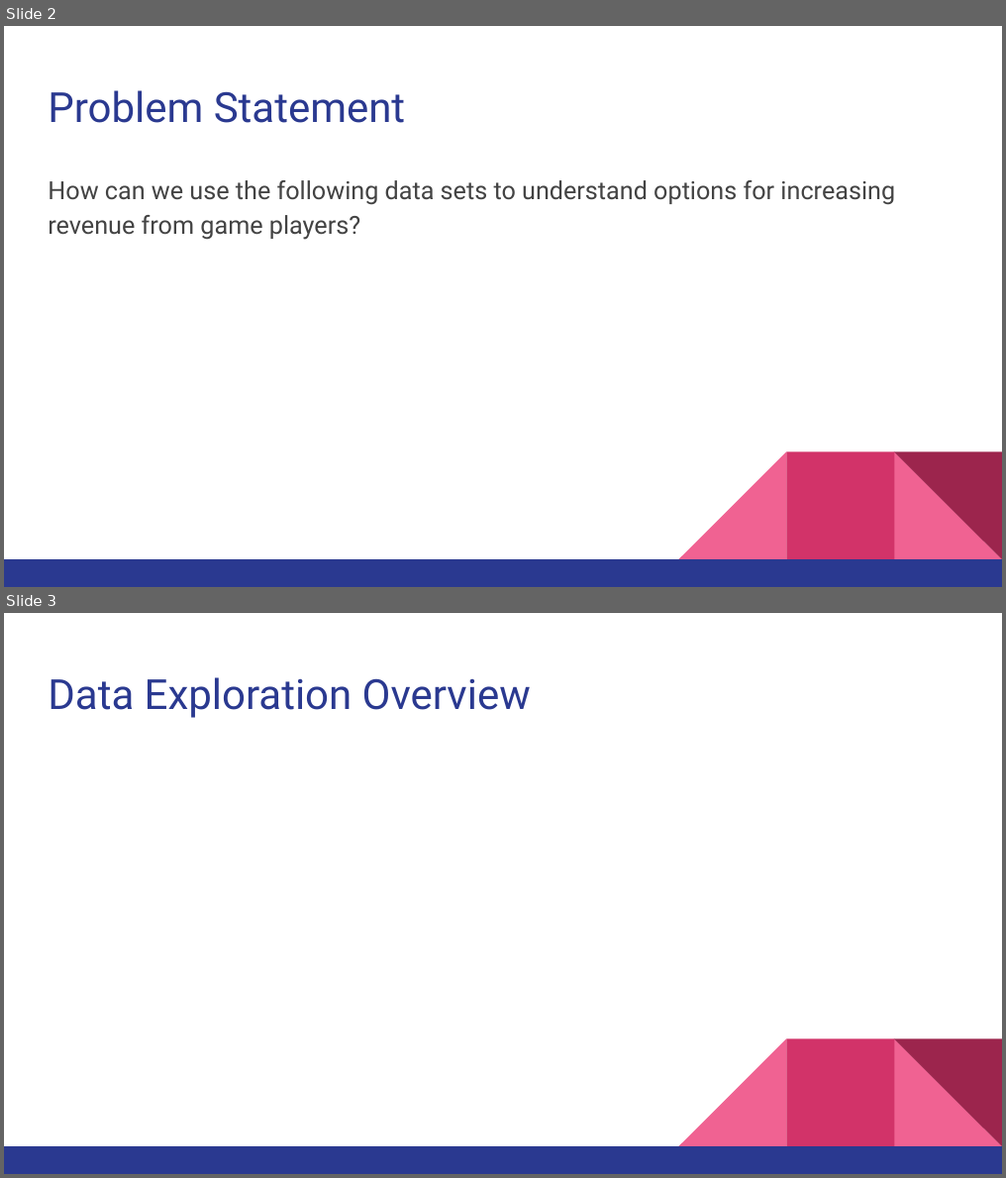
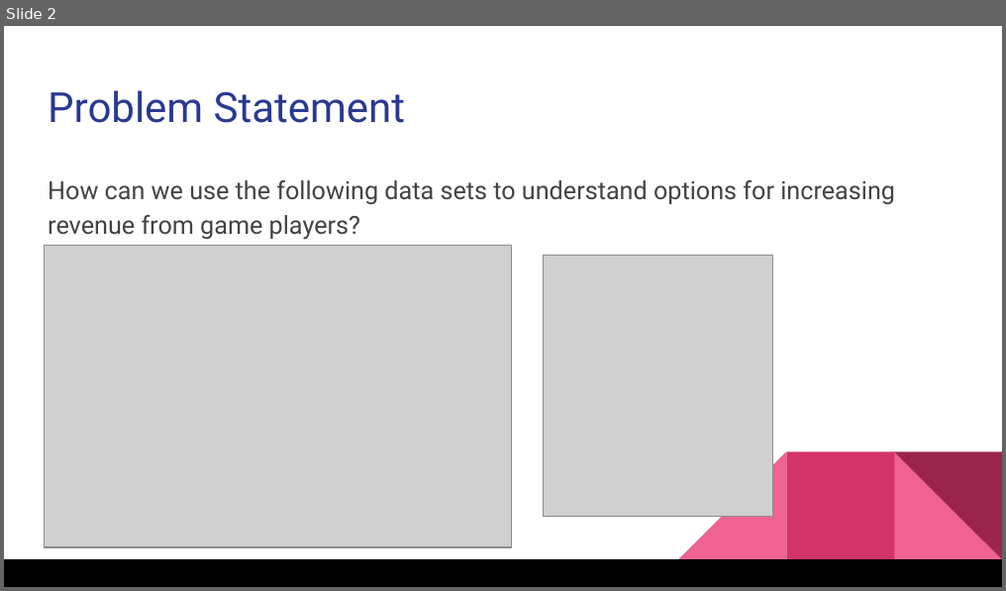
Before and after one commit to karmarv/coursera, a slide deck: big-data-capstone/submissions/Coursera-BigData-Capstone-Student-Submission-Final-Presentation.pptx. Shown one above the other, each under a label of ours: slides 2 and 3 before the commit, slide 2 after it. The pictures are 1006x1178 and 1006x591 pixels, drawn with LibreOffice and Linux fonts; fonts in the diff are those of the drawing; grey boxes stand for pictures. Boxes give left, top, right and bottom in pixels: in the first picture for what was removed or moved away, otherwise in the second. Text is boxed around its words. In the diff, an @@ line names an element or a change of style, - is before the commit and + after.

```diff
--- a/big-data-capstone/submissions/Coursera-BigData-Capstone-Student-Submission-Final-Presentation.pptx
+++ b/big-data-capstone/submissions/Coursera-BigData-Capstone-Student-Submission-Final-Presentation.pptx
@@ slide 3 removed at (4, 613, 1002, 1174), background #FFFFFF; not listed: 5 template elements that a slide beside it also shows @@
@@ title removed at (48, 677, 531, 718) @@
-Data Exploration Overview
@@ slide 2 changed as well @@
@@ picture added at (44, 246, 512, 548) @@
@@ picture added at (543, 256, 772, 517) @@
@@ rectangle at (4, 560, 1002, 586): fill #2A3990 to #000000 @@
```
Also in this commit, not shown: 4 other slides changed, 2 slides added, 1 other slide removed, 13 other files.
